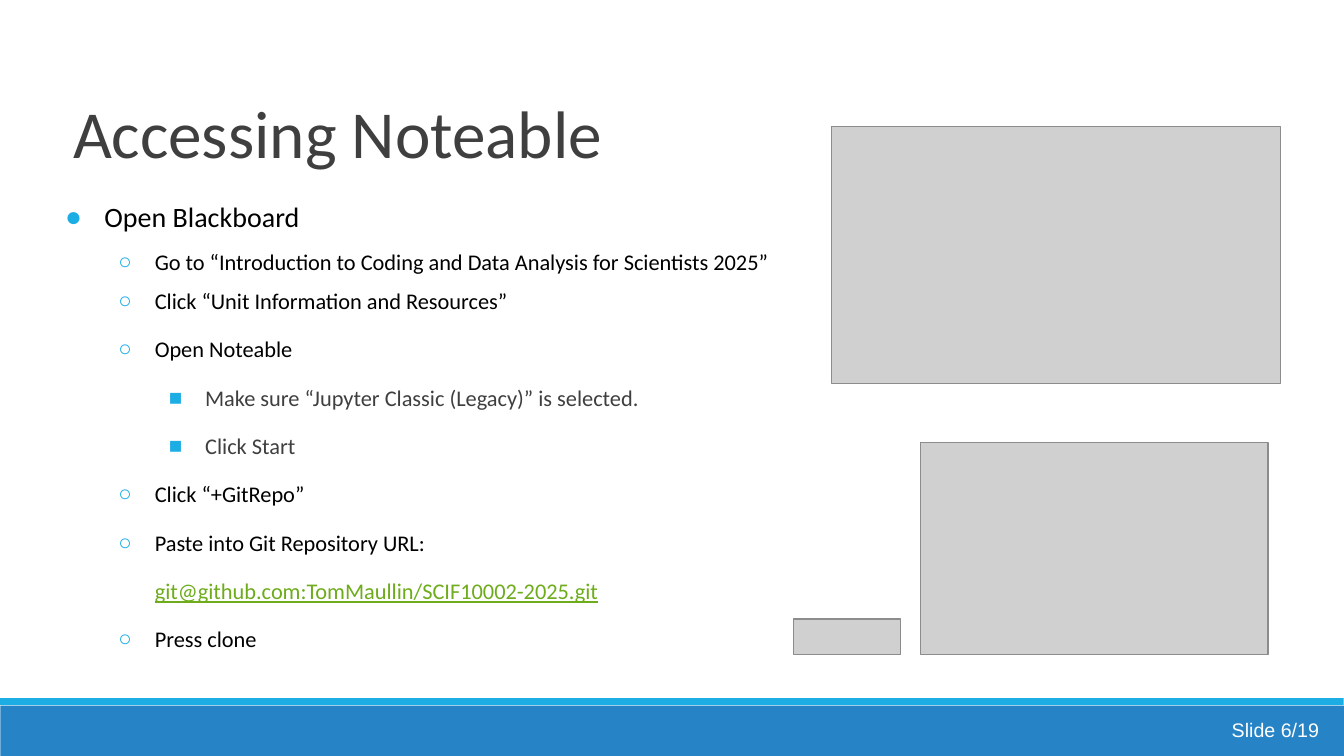
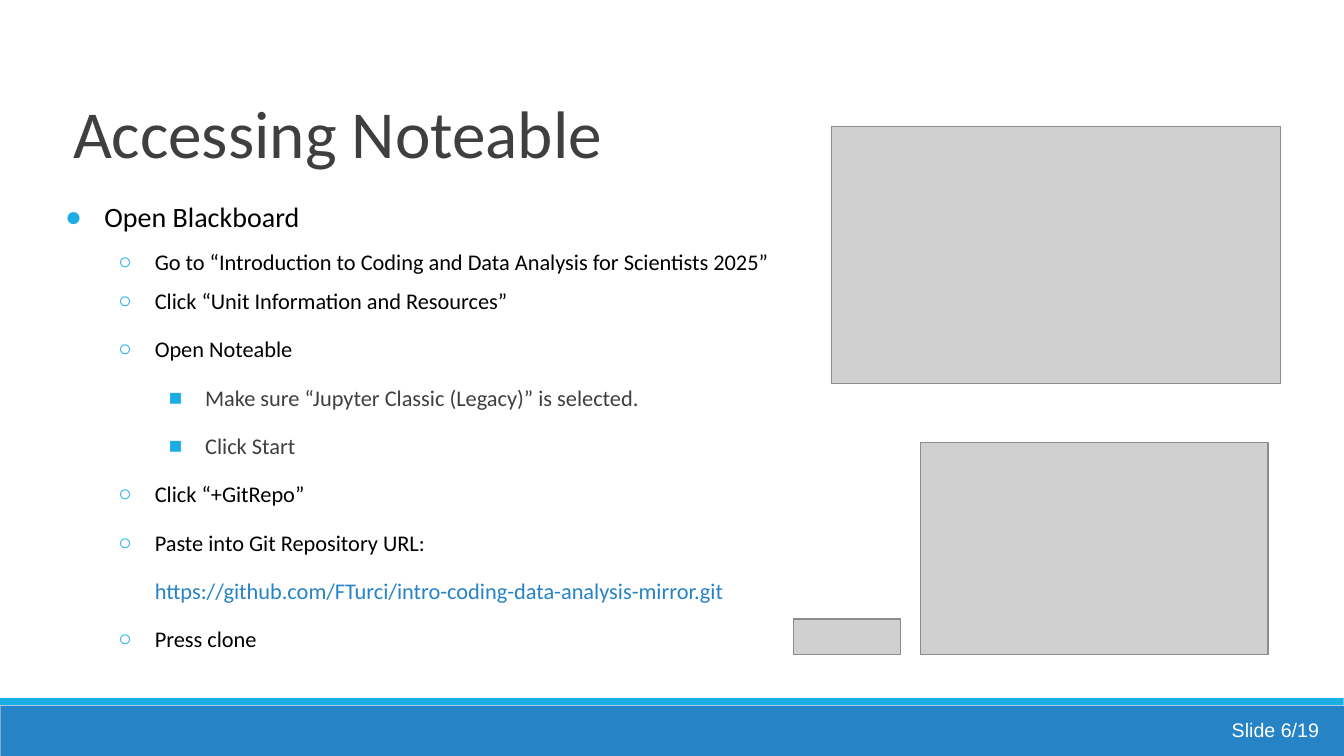
Before and after one commit to FTurci/intro-coding-data-analysis-mirror, a slide deck: slide 79 of 01/Lecture1_Introduction_And_Data_Types.pptx. Drawn at 1344x756 pixels with LibreOffice and Linux fonts; fonts in the diff are those of the drawing; grey boxes stand for pictures. Boxes give left, top, right and bottom in pixels: in the first picture for what was removed or moved away, otherwise in the second. Text is boxed around its words. In the diff, an @@ line names an element or a change of style, - is before the commit and + after.

```diff
--- a/01/Lecture1_Introduction_And_Data_Types.pptx
+++ b/01/Lecture1_Introduction_And_Data_Types.pptx
@@ text at box(155, 535, 723, 603): text changed; text colour #6EAC1C to #2683C6 @@
-  ○ Paste into Git Repository URL:
-    git@github.com:TomMaullin/SCIF10002-2025.git
+  ○ Paste into Git Repository URL:
+    https://github.com/FTurci/intro-coding-data-analysis-mirror.git
```
Also in this commit, not shown: 5 other slides changed.
